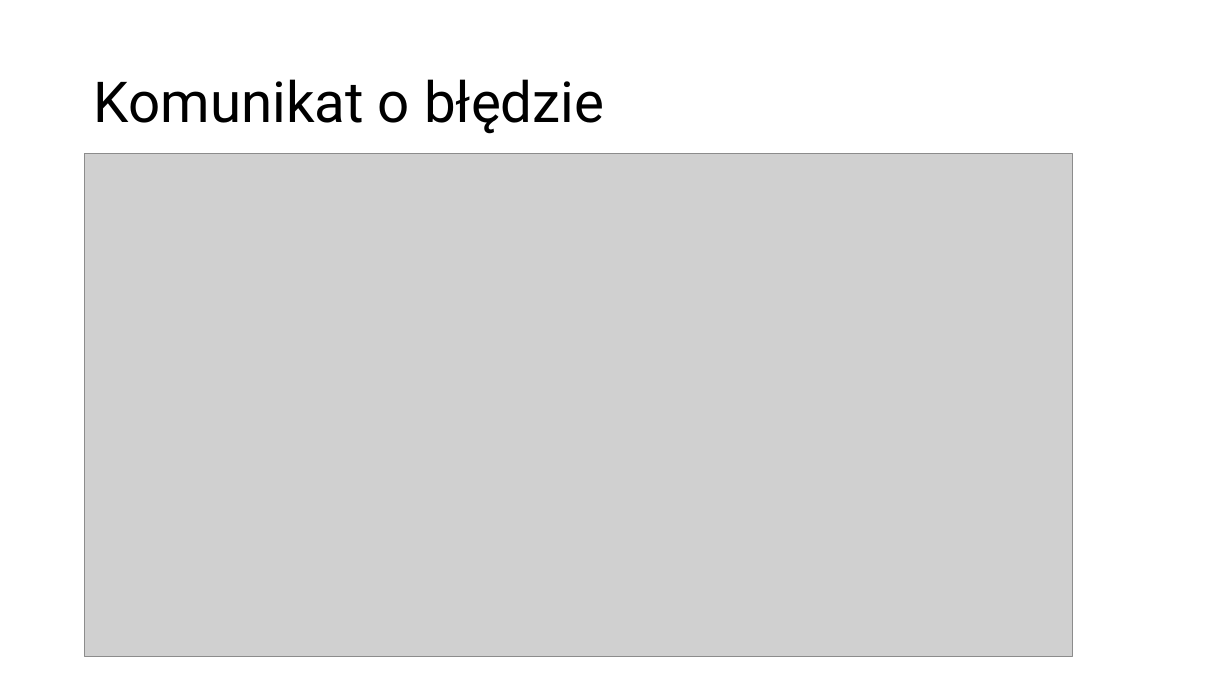
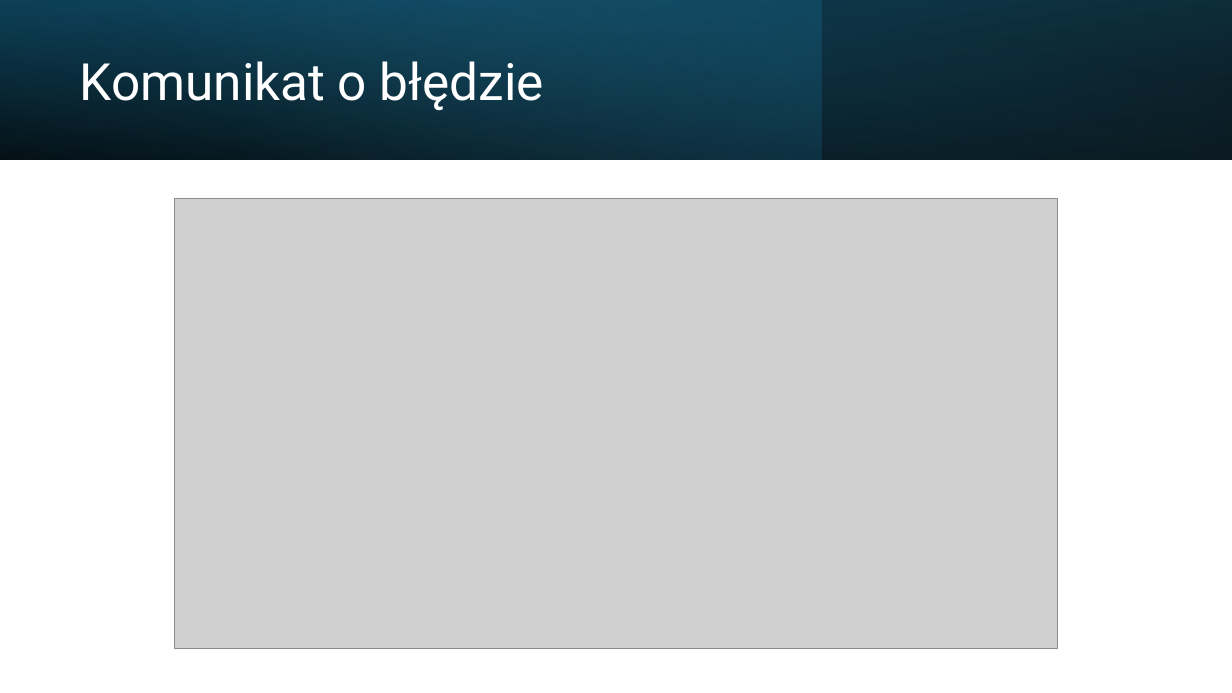
Before and after one commit to kirilol-ok/Python-jpwp, a slide deck: slide 6 of prezentacja.pptx. Drawn at 1232x693 pixels with LibreOffice and Linux fonts; fonts in the diff are those of the drawing; grey boxes stand for pictures. Boxes give left, top, right and bottom in pixels: in the first picture for what was removed or moved away, otherwise in the second. Text is boxed around its words. In the diff, an @@ line names an element or a change of style, - is before the commit and + after.

```diff
--- a/prezentacja.pptx
+++ b/prezentacja.pptx
@@ rectangle added at (0,0,1232,159), fill gradient #000000 to #104862 @@
@@ rectangle added at (0,0,822,159), fill gradient #156082 to #46B1E1 @@
@@ rectangle added at (0,0,1232,159), fill gradient #000000 to #156082 @@
@@ title "Komunikat o błędzie": place and size @@
-title "Komunikat o błędzie" at (94,79,604,134)
+title "Komunikat o błędzie" at (80,61,544,111)
@@ title "Komunikat o błędzie" at (80,61,544,111): size 44 to 40 pt, text colour #000000 to #FFFFFF @@
@@ picture: place and size @@
-picture at (85,153,1073,656)
+picture at (175,199,1057,649)
```
Also in this commit, not shown: 7 other slides changed, 1 slide added, 1 slide removed.
